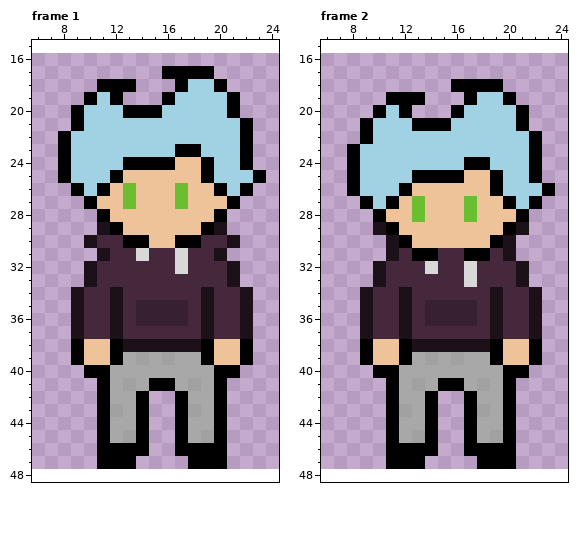
File history of a pixel-art file, NotReadySprites/Pixelarts/PlayerIdleNightmare.aseprite. That is the earlier state.
32x32 pixels, 3 frames. Colours within 5 levels of each other are drawn and written as one. Shown: frame 1: x 6..24, y 15..48; frame 2: x 6..24, y 15..48. The old version is drawn lined up with the new one, on the new canvas. The commit also changed other frames, which this record leaves out.
The result:
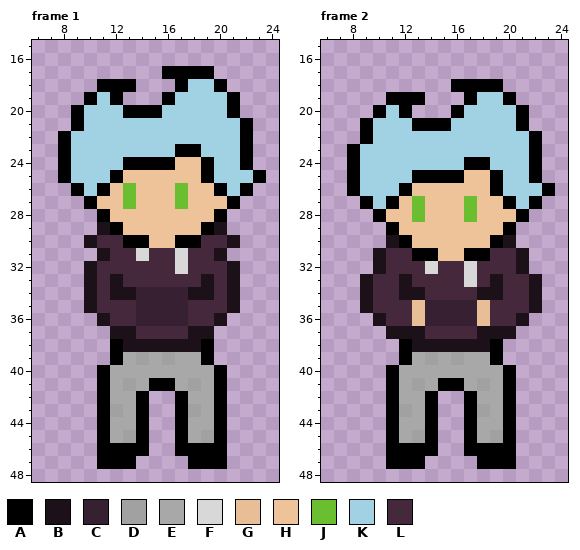
Palette (. is transparent): A #000000  B #1d1119  C #372031  D #a1a1a1  E #a8a8a8  F #d8d8d8  G #e8be96  H #eec39a  J #6abe30  K #a0d2e4  L #45283c
Changes in this commit:
canvas 32x32 -> 32x64, the old top-left corner now at 0,16
Frame 1:
y 33: x 12 L -> B; x 19 L -> B
y 34: x 9..10 BL -> .B; x 13..18 LLLLLL -> BCCCCB; x 21..22 LB -> B.
y 35: x 9..10 BL -> .B; x 12 B -> L; x 19 B -> L; x 21..22 LB -> B.
y 36: x 9..12 BLLB -> ..BL; x 19..22 BLLB -> LB..
y 37: x 9..11 BLL -> ...; x 13 L -> B; x 18 L -> B; x 20..22 LLB -> ...
y 38..39: x 9..11 AHH -> ...; x 20..22 HHA -> ...
y 40: x 10 A -> .; x 21 A -> .
Frame 2:
y 29: x 10 B -> .; x 21 B -> .
y 31: x 10..11 .B -> BL; x 15..16 LL -> HH; x 20..21 B. -> LB
y 33: x 9..10 .B -> BL; x 12 L -> B; x 19 L -> B; x 21..22 B. -> LB
y 34: x 13 L -> B; x 18 L -> B
y 35: x 12..13 BL -> LG; x 18..19 LB -> GL
y 36: x 9..10 BL -> .B; x 12..13 BL -> LG; x 18..19 LB -> GL; x 21..22 LB -> B.
y 37: x 9..11 BLL -> ..B; x 13 L -> B; x 18 L -> B; x 20..22 LLB -> B..
y 38..39: x 9..11 AHH -> ...; x 20..22 HHA -> ...
y 40: x 10 A -> .; x 21 A -> .
Where, in picture pixels (left, top, right, bottom), the same in both pictures:
changed: (71, 274, 253, 378)
changed: (360, 222, 542, 378)
